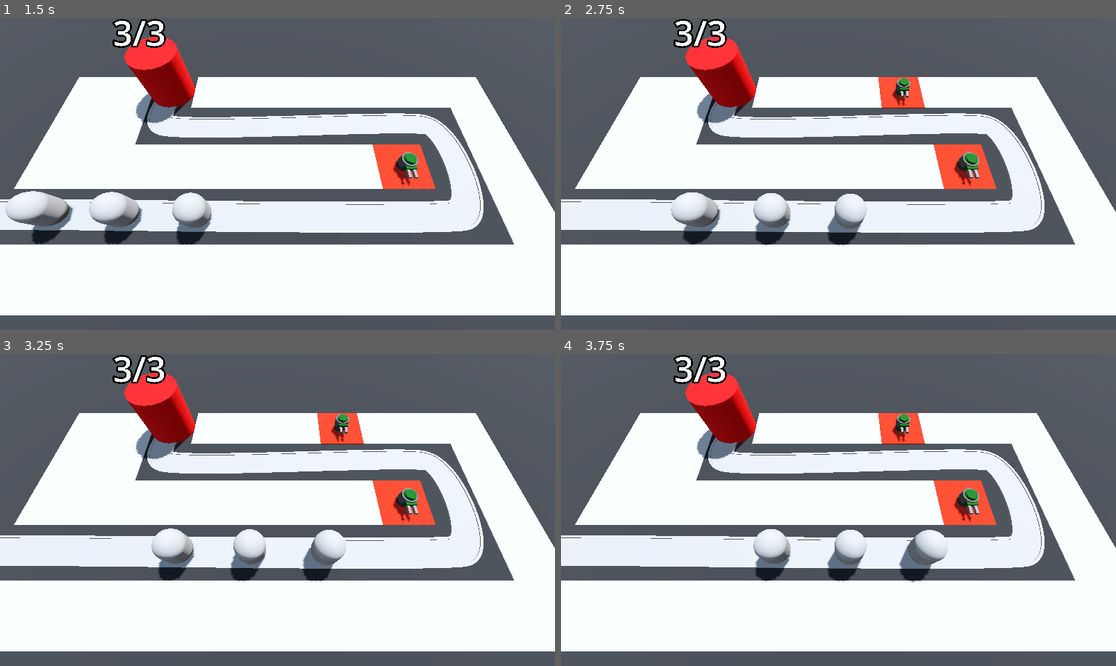
Above: before the commit, frames 1-4 (two rows, left to right).
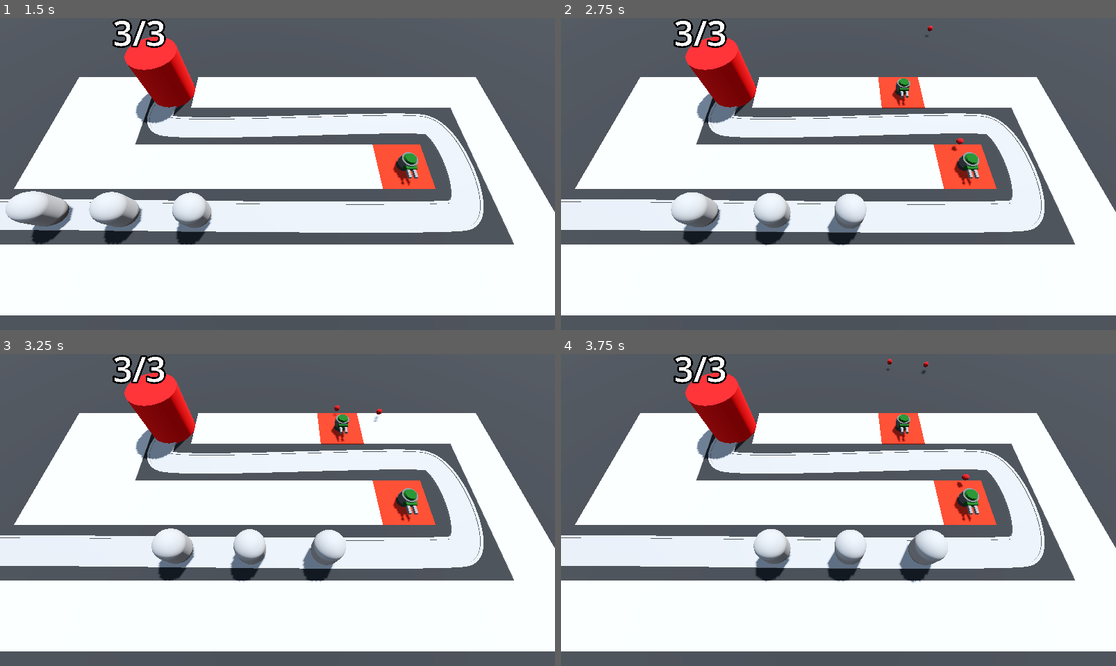
Above: after the commit, the same moments.

Repository: MateuszKosowski/Barbarian-Tower-Defense
Game: Godot game, scene res://Scenes/BaseLvl.tscn
Two runs of this game, one before a commit and one after it. Both use one fixed random seed, a clock stepped at 60 frames per second and the inputs below.
Inputs (mouse positions are in pixels of both pictures, inside the frame that each line leads up to):
- Up to frame 1 (1.5 s): move the mouse to (399, 158) at 0.52 s; press the mouse at (399, 158) at 0.53 s; move the mouse to (166, 189) at 1.27 s; release the mouse at (166, 189) at 1.28 s; click (166, 189) at 1.35 s
- Up to frame 2 (2.75 s): move the mouse to (894, 105) at 2.02 s; press the mouse at (894, 105) at 2.03 s
- Up to frame 3 (3.25 s): move the mouse to (249, 572) at 2.77 s; release the mouse at (249, 572) at 2.78 s; click (249, 572) at 2.85 s
- Up to frame 4 (3.75 s): move the mouse to (1005, 556) at 3.52 s; press the mouse at (1005, 556) at 3.53 s

Frame 1 is identical in both runs. In frame 2, less than 0.1% of the frame differs, in the area x 65-73%, y 2-43%; in frame 3, less than 0.1%; in frame 4, less than 0.1%, in the area x 58-74%, y 1-43%.

Commit message:
Add projectiles

Diff:
--- /dev/null
+++ b/Scenes/Turret/projectile.gd
@@ -0,0 +1,10 @@
+extends Area3D
+
+var direction: Vector3 = Vector3.FORWARD
+@export var speed: float = 15.0
+
+func _physics_process(delta: float) -> void:
+	$".".position += direction * speed * delta
+
+func _on_end_of_life_timeout() -> void:
+	$".".queue_free()
--- /dev/null
+++ b/Scenes/Turret/projectile.tscn
@@ -0,0 +1,27 @@
+[gd_scene load_steps=5 format=3 uid="uid://snxhmwdvvp15"]
+
+[ext_resource type="Script" path="res://Scenes/Turret/projectile.gd" id="1_482o2"]
+
+[sub_resource type="StandardMaterial3D" id="StandardMaterial3D_akqxe"]
+albedo_color = Color(0.625574, 5.85992e-06, 2.02149e-06, 1)
+
+[sub_resource type="SphereMesh" id="SphereMesh_cyert"]
+material = SubResource("StandardMaterial3D_akqxe")
+
+[sub_resource type="SphereShape3D" id="SphereShape3D_mr8ko"]
+
+[node name="Projectile" type="Area3D"]
+top_level = true
+script = ExtResource("1_482o2")
+
+[node name="MeshInstance3D" type="MeshInstance3D" parent="."]
+mesh = SubResource("SphereMesh_cyert")
+
+[node name="CollisionShape3D" type="CollisionShape3D" parent="."]
+shape = SubResource("SphereShape3D_mr8ko")
+
+[node name="EndOfLife" type="Timer" parent="."]
+wait_time = 3.0
+autostart = true
+
+[connection signal="timeout" from="EndOfLife" to="." method="_on_end_of_life_timeout"]
--- /dev/null
+++ b/Scenes/Turret/turret.gd
@@ -0,0 +1,14 @@
+extends Node3D
+
+@export var projectile: PackedScene
+
+@onready var barrels: Array = [$TurretBase/TurretTop/Visor/Barrel, $TurretBase/TurretTop/Visor/Barrel2]
+
+func _on_reload_timeout() -> void:
+	var shot = projectile.instantiate()
+	shot.scale = Vector3(0.5, 0.5, 0.5)
+	var random_barrel = barrels[randi() % barrels.size()]
+	$".".add_child(shot)
+	shot.global_position = random_barrel.global_position
+	print($".".global_position)
+	print(random_barrel.global_position)
--- a/Scenes/Turret/turret.tscn
+++ b/Scenes/Turret/turret.tscn
@@ -1,4 +1,7 @@
-[gd_scene load_steps=11 format=3 uid="uid://3t68klkrfmgb"]
+[gd_scene load_steps=13 format=3 uid="uid://3t68klkrfmgb"]
+
+[ext_resource type="PackedScene" uid="uid://snxhmwdvvp15" path="res://Scenes/Turret/projectile.tscn" id="1_2todk"]
+[ext_resource type="Script" path="res://Scenes/Turret/turret.gd" id="1_equwq"]
 
 [sub_resource type="StandardMaterial3D" id="StandardMaterial3D_bl0rm"]
 albedo_color = Color(0.194349, 0.194349, 0.194349, 1)
@@ -39,6 +42,8 @@
 height = 0.2
 
 [node name="Turret" type="Node3D"]
+script = ExtResource("1_equwq")
+projectile = ExtResource("1_2todk")
 
 [node name="TurretBase" type="MeshInstance3D" parent="."]
 transform = Transform3D(1, 0, 0, 0, 1, 0, 0, 0, 1, 0, 0.5, 0)
@@ -63,3 +68,8 @@
 [node name="TopArmor" type="MeshInstance3D" parent="TurretBase/TurretTop"]
 transform = Transform3D(1, 0, 0, 0, 1, 0, 0, 0, 1, 0, 0.352285, 0)
 mesh = SubResource("CylinderMesh_6tkr0")
+
+[node name="Reload" type="Timer" parent="."]
+autostart = true
+
+[connection signal="timeout" from="Reload" to="." method="_on_reload_timeout"]
